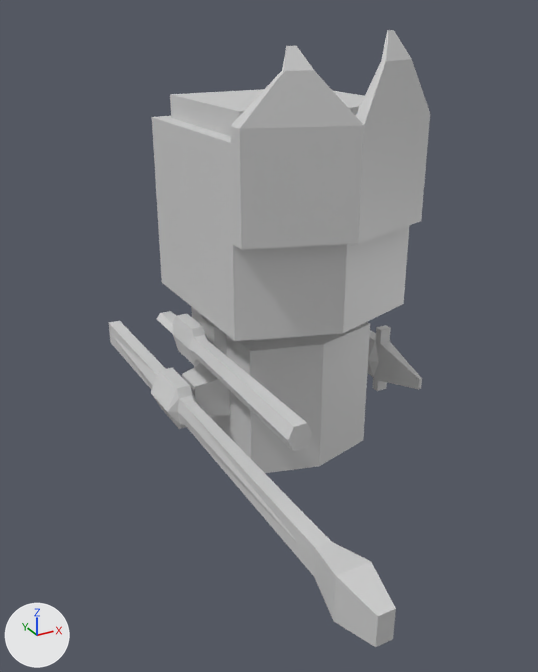
What one commit did to the COLLADA model Objects3d/HumanWithStick.dae.
One viewpoint serves both versions: a camera (50 mm lens) standing at (-52.0, -91.8, 52.5) and looking at (-7.8, -11.3, 12.3). Arrows for +X, +Y and +Z are at lower left; the lights stay in place. Where no turn or scale is listed for an object, it has been applied to the vertices.

The scene before the commit, as lines of its bpy script (objects in view):
```python
me_cube_001 = bpy.data.meshes.new('Cube.001')
me_cube_001.from_pydata(...)  # 42 vertices, 80 faces; spans x -1.7..1.4, y -30.5..9.7, z -3.2..2.3
me_cube_001.materials.append(mat_material)  # light grey #d1d1d1
me_cube_003 = bpy.data.meshes.new('Cube.003')
me_cube_003.from_pydata(...)  # 60 vertices, 116 faces; spans x -2.3..2.5, y -50.9..28.3, z -3.1..3.5
me_cube_003.materials.append(mat_material_001)  # light grey #d1d1d1
me_cube_004 = bpy.data.meshes.new('Cube.004')
me_cube_004.from_pydata(...)  # 52 vertices, 100 faces; spans x -13.5..13.8, y -19.9..12.7, z -0.1..38.2
me_cube_004.materials.append(mat_material_001)  # light grey #d1d1d1
me_cube_005 = bpy.data.meshes.new('Cube.005')
me_cube_005.from_pydata(...)  # 44 vertices, 84 faces; spans x -2.1..1.9, y -13.8..8.9, z -4.7..6.2
me_cube_005.materials.append(mat_material_001)  # light grey #d1d1d1
me_cube_006 = bpy.data.meshes.new('Cube.006')
me_cube_006.from_pydata(...)  # 34 vertices, 64 faces; spans x -15.1..14.8, y -12.8..10.0, z -10.0..12.1
me_cube_006.materials.append(mat_material_001)  # light grey #d1d1d1
ob_hand_left = bpy.data.objects.new('Hand_Left', me_cube_005)
ob_hand_left.location = (17.2, 0.0, -0.6)
ob_hand_right = bpy.data.objects.new('Hand_Right', me_cube_001)
ob_hand_right.location = (-14.4, -0.3, 9.3)
ob_hand_right_001 = bpy.data.objects.new('Hand_Right_001', me_cube_003)
ob_hand_right_001.location = (-17.6, -0.1, -0.2)
ob_head_001 = bpy.data.objects.new('Head_001', me_cube_004)
ob_head_001.location = (-0.1, 0.1, 12.0)
ob_torso_001 = bpy.data.objects.new('Torso_001', me_cube_006)
ob_torso_001.location = (0.0, 0.0, 0.0)
# also in view: 'Head' at (0.0, -2.0, 30.4)
```
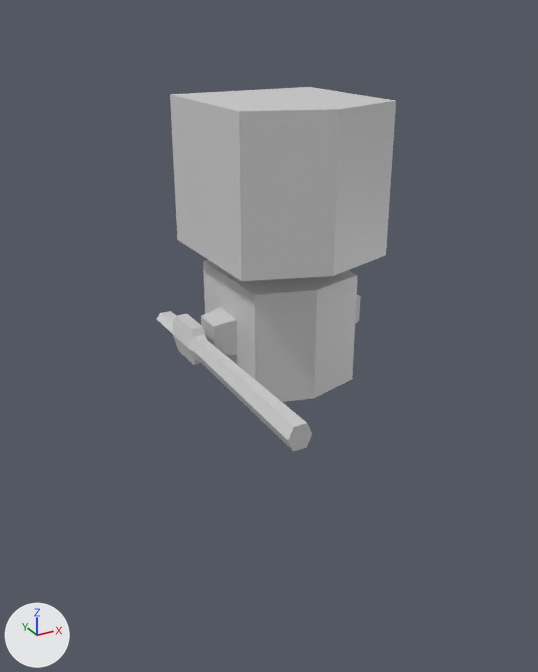
The newer file is also turned or shifted as a whole; pictures and numbers use the older file's frame.

Edits to the scene script, one JSON object a line:
```json
{"op": "remove", "block": "ob_torso_001", "code": ["ob_torso_001 = bpy.data.objects.new('Torso_001', me_cube_006)", "ob_torso_001.location = (0.0, 0.0, 0.0)"]}
{"op": "remove", "block": "ob_hand_right_001", "code": ["ob_hand_right_001 = bpy.data.objects.new('Hand_Right_001', me_cube_003)", "ob_hand_right_001.location = (-17.6, -0.1, -0.2)"]}
{"op": "remove", "block": "ob_head_001", "code": ["ob_head_001 = bpy.data.objects.new('Head_001', me_cube_004)", "ob_head_001.location = (-0.1, 0.1, 12.0)"]}
{"op": "remove", "block": "ob_hand_left", "code": ["ob_hand_left = bpy.data.objects.new('Hand_Left', me_cube_005)", "ob_hand_left.location = (17.2, 0.0, -0.6)"]}
```

Boxes [x1, y1, x2, y2] around the edits, measured in the pictures (538 x 672 px):
```json
{"object": "Head_001", "change": "deleted", "before": [152, 30, 430, 341]}
{"object": "Torso_001", "change": "deleted", "before": [182, 306, 370, 473]}
{"object": "Hand_Right_001", "change": "deleted", "before": [109, 321, 396, 647]}
{"object": "Hand_Left", "change": "deleted", "before": [367, 325, 422, 391]}
{"object": "Head", "change": "unchanged, uncovered by the edit", "before": [170, 89, 365, 136], "after": [170, 87, 396, 281]}
{"object": "Torso", "change": "unchanged, uncovered by the edit", "before": [201, 315, 316, 355], "after": [201, 260, 361, 402]}
```
